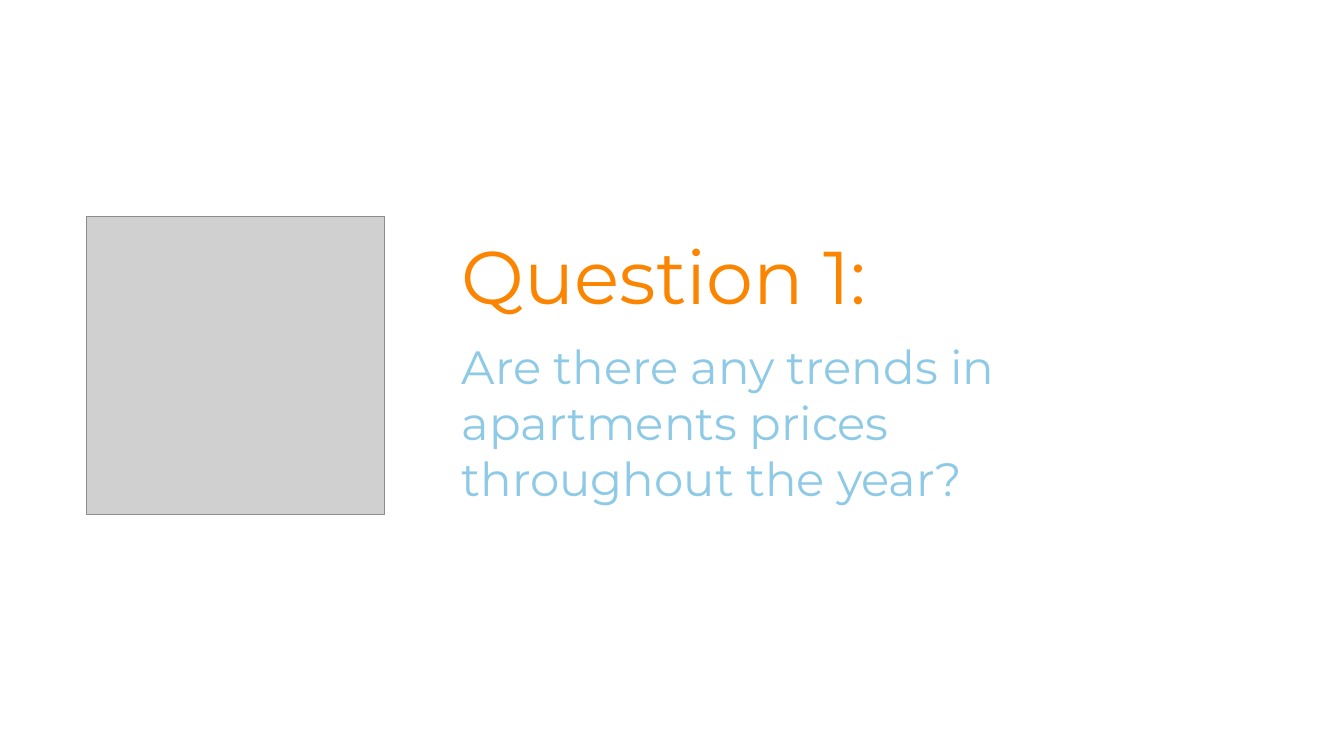
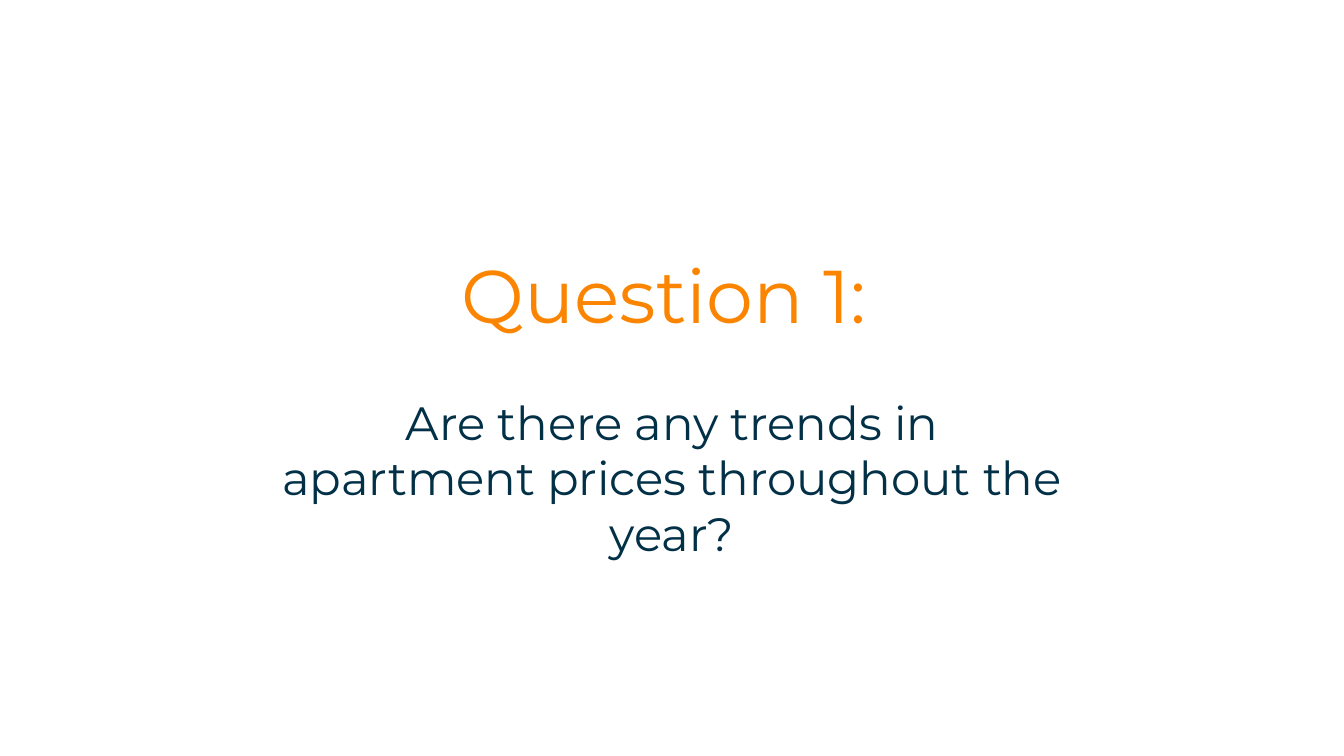
Before and after one commit to tghcb9/dataanalytics-project1-group6, a slide deck: slide 4 of submission/presentation/docs/Project 1 Presentation - Group 6.pptx. Drawn at 1344x756 pixels with LibreOffice and Linux fonts; fonts in the diff are those of the drawing; grey boxes stand for pictures. Boxes give left, top, right and bottom in pixels: in the first picture for what was removed or moved away, otherwise in the second. Text is boxed around its words. In the diff, an @@ line names an element or a change of style, - is before the commit and + after.

```diff
--- a/submission/presentation/docs/Project 1 Presentation - Group 6.pptx
+++ b/submission/presentation/docs/Project 1 Presentation - Group 6.pptx
@@ picture removed at box(87, 216, 386, 515) @@
@@ text "Question 1:": place and size @@
-text "Question 1:" at box(462, 248, 866, 315)
+text "Question 1:" at box(462, 267, 866, 334)
@@ text at box(282, 405, 1062, 505): text changed; text colour #8ECAE6 to #023047 @@
-Are there any trends in apartments prices throughout the year?
+Are there any trends in apartment prices throughout the year?
```
Also in this commit, not shown: 10 other slides changed, 7 slides added, 5 slides removed, 3 other files.
